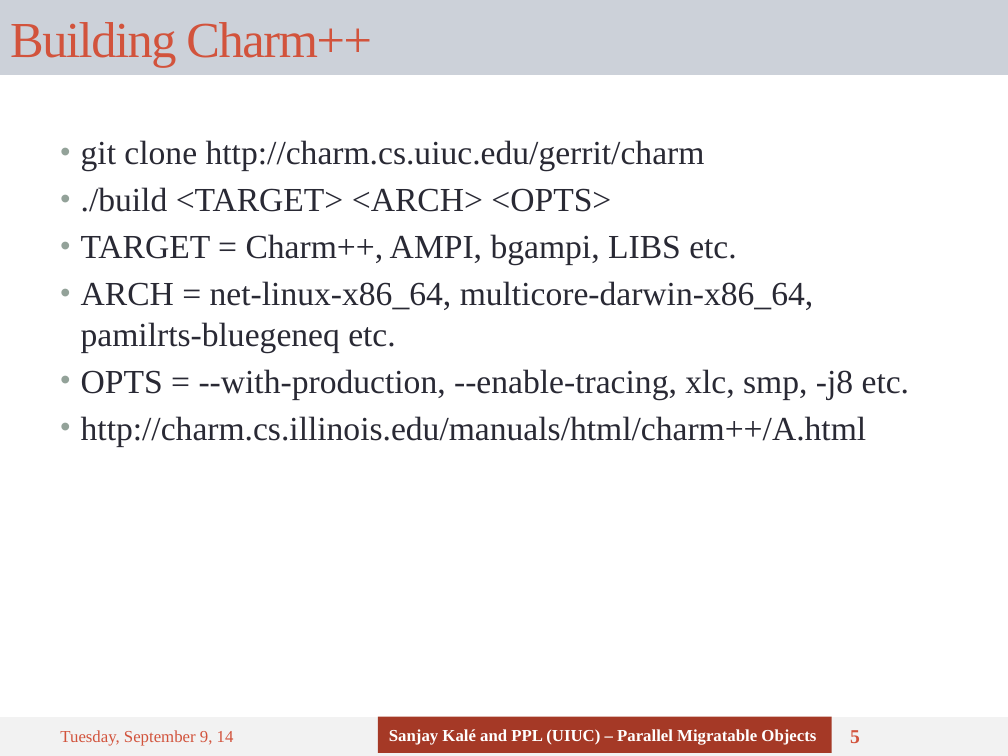
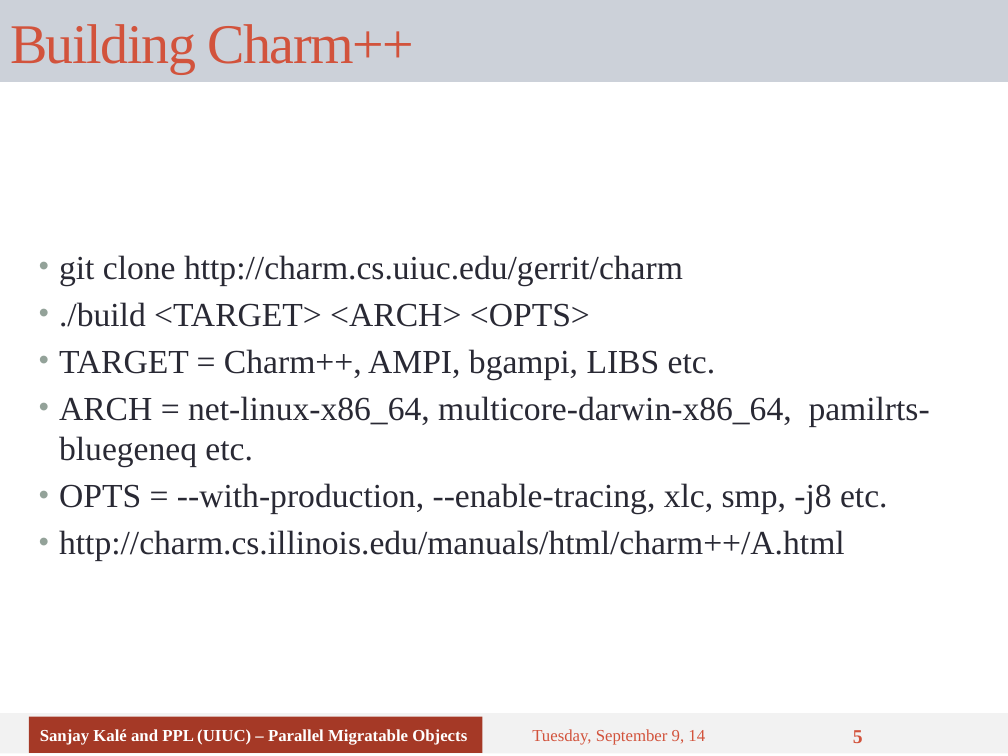
Before and after one commit to UIUC-PPL/charm_tutorial, a slide deck: slide 5 of tutorial-02-hello_world.pptx. Drawn at 1008x756 pixels with LibreOffice and Linux fonts; fonts in the diff are those of the drawing. Boxes give left, top, right and bottom in pixels: in the first picture for what was removed or moved away, otherwise in the second. Text is boxed around its words. In the diff, an @@ line names an element or a change of style, - is before the commit and + after.

```diff
--- a/tutorial-02-hello_world.pptx
+++ b/tutorial-02-hello_world.pptx
@@ title "Building Charm++": place and size @@
-title "Building Charm++" at box(0, 0, 1008, 75)
+title "Building Charm++" at box(0, 0, 1008, 82)
@@ title "Building Charm++" at box(0, 0, 1008, 82): size 36 to 40 pt @@
@@ text "git clone http://charm.cs.uiuc.edu/gerrit/charm": place and size @@
-text "git clone http://charm.cs.uiuc.edu/gerrit/charm" at box(81, 140, 909, 446)
+text "git clone http://charm.cs.uiuc.edu/gerrit/charm" at box(59, 255, 930, 561)
@@ text "git clone http://charm.cs.uiuc.edu/gerrit/charm" at box(59, 255, 930, 561): vertical alignment top to middle @@
@@ rectangle: place and size @@
-rectangle at box(0, 718, 1008, 756)
+rectangle at box(0, 714, 1008, 754)
@@ rectangle "Sanjay Kalé and PPL (UIUC) ...": place and size @@
-rectangle "Sanjay Kalé and PPL (UIUC) ..." at box(378, 717, 832, 753)
+rectangle "Sanjay Kalé and PPL (UIUC) ..." at box(29, 717, 483, 753)
@@ text "Tuesday, September 9, 14": place and size @@
-text "Tuesday, September 9, 14" at box(60, 730, 234, 746)
+text "Tuesday, September 9, 14" at box(532, 729, 705, 745)
```
Also in this commit, not shown: 5 other slides changed.
